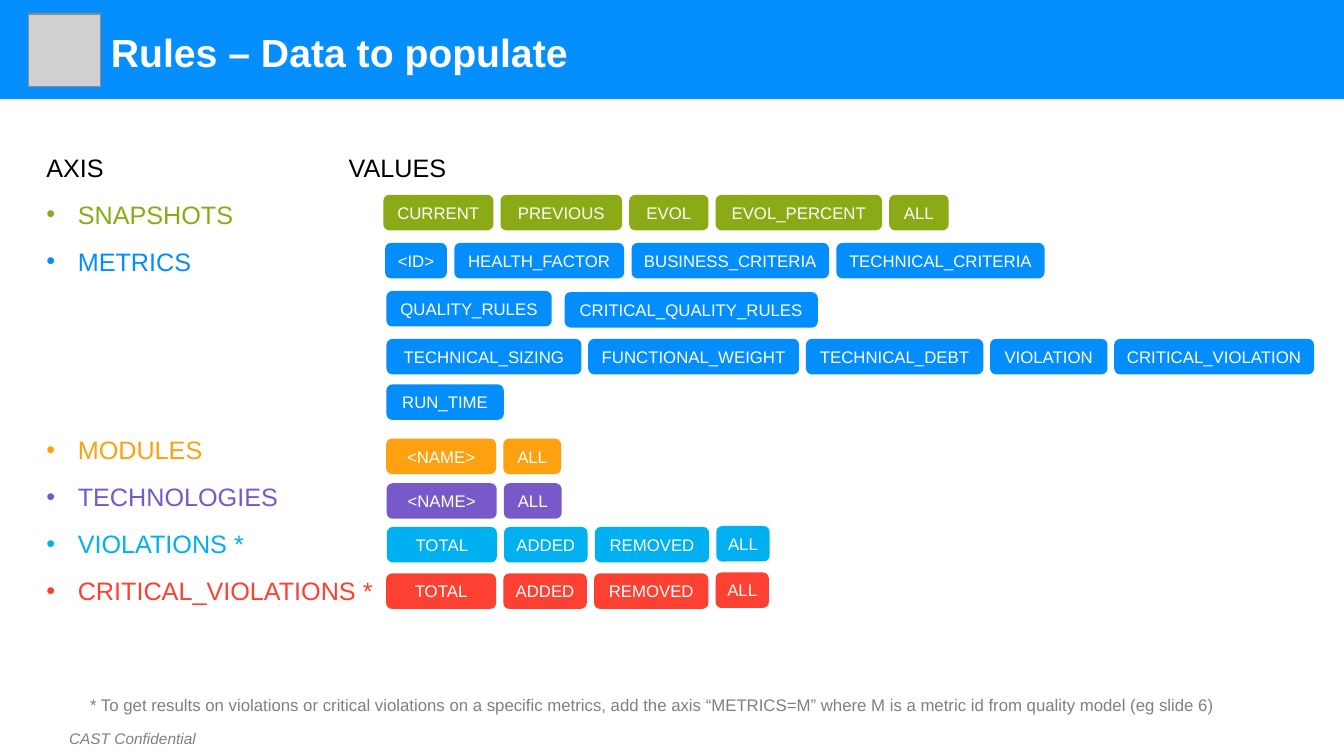
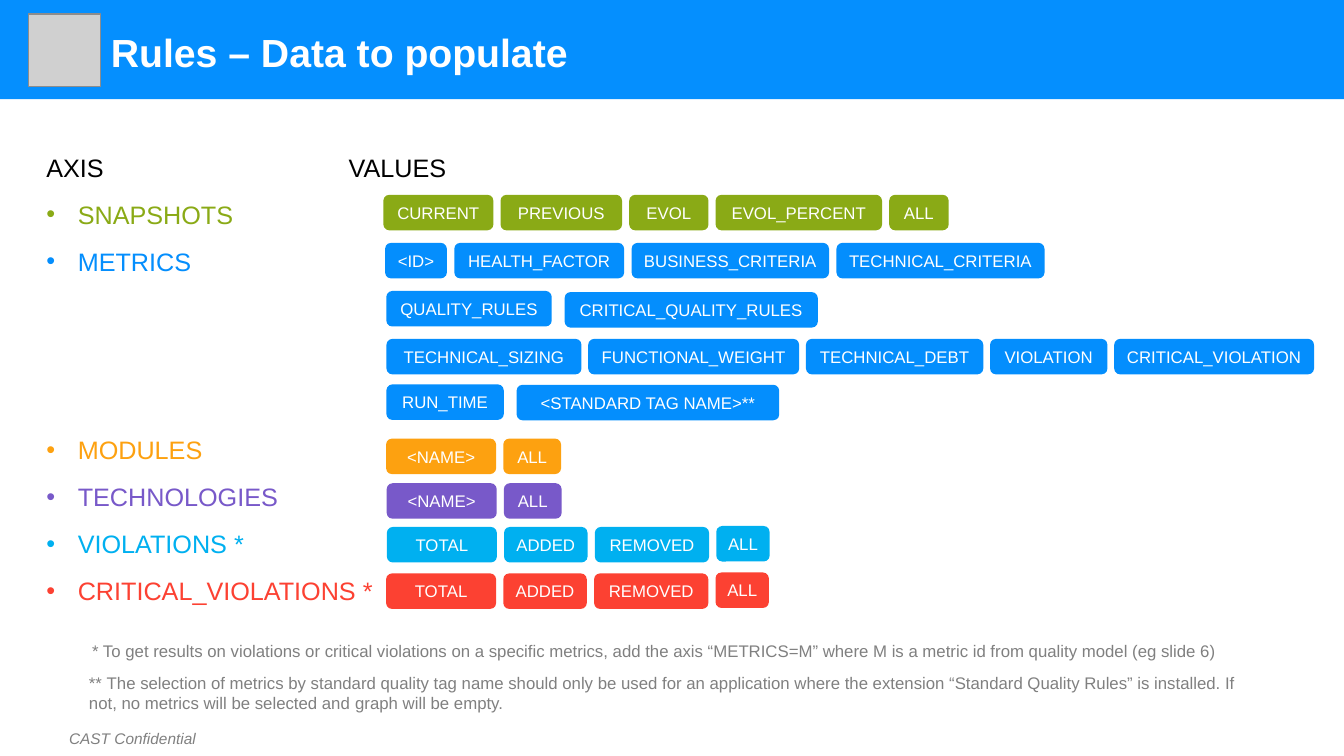
Before and after one commit to CAST-projects/ReportGenerator, a slide deck: slide 2 of CastReporting.Reporting/TemplatesFiles/Generic Graph Definition.pptx. Drawn at 1344x756 pixels with LibreOffice and Linux fonts; fonts in the diff are those of the drawing; grey boxes stand for pictures; background and template pictures are left out. Boxes give left, top, right and bottom in pixels: in the first picture for what was removed or moved away, otherwise in the second. Text is boxed around its words. In the diff, an @@ line names an element or a change of style, - is before the commit and + after.

Commit message:
REPORTGEN-352 : update templates with samples for generic table and graph in word and excel

```diff
--- a/CastReporting.Reporting/TemplatesFiles/Generic Graph Definition.pptx
+++ b/CastReporting.Reporting/TemplatesFiles/Generic Graph Definition.pptx
@@ rounded rectangle added at [517, 385, 780, 420], fill #048EFD, 12 pt, text #FFFFFF @@
+<STANDARD TAG NAME>**
@@ text "* To get results on ...": place and size @@
-text "* To get results on ..." at [101, 699, 1213, 715]
+text "* To get results on ..." at [103, 645, 1215, 661]
@@ text added at [89, 677, 1234, 713], 12 pt, text #808080 @@
+** The selection of metrics by standard quality tag name should only be used for an application where the extension “Standard Quality Rules” is installed. If not, no metrics will be selected and graph will be empty.
```
Also in this commit, not shown: 1 slide added, 3 other files.
